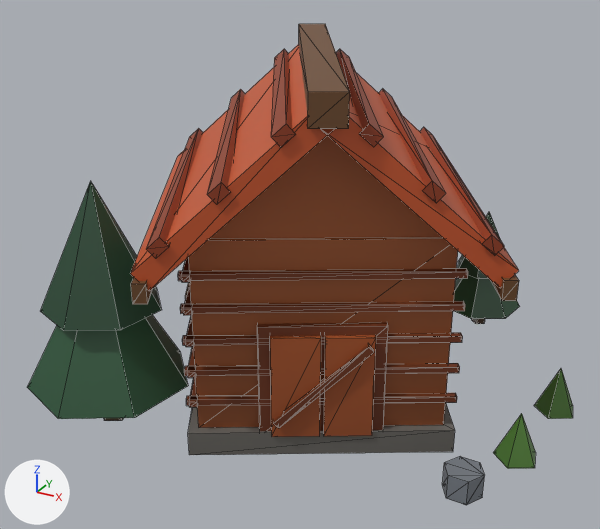
The glTF model art/models/building_3.glb as it was, and as the next commit left it.
Before and after are seen from a camera (50 mm lens) standing at (0.603, -1.155, 0.788) and looking at (-0.008, -0.046, 0.233). The axes (+X, +Y, +Z) are drawn at lower left. The lights are the same throughout. The picture after the commit comes second. Mesh edges are drawn as thin lines. Vertices at exactly the same position are counted once.

Objects in the first picture: 'building_3'.
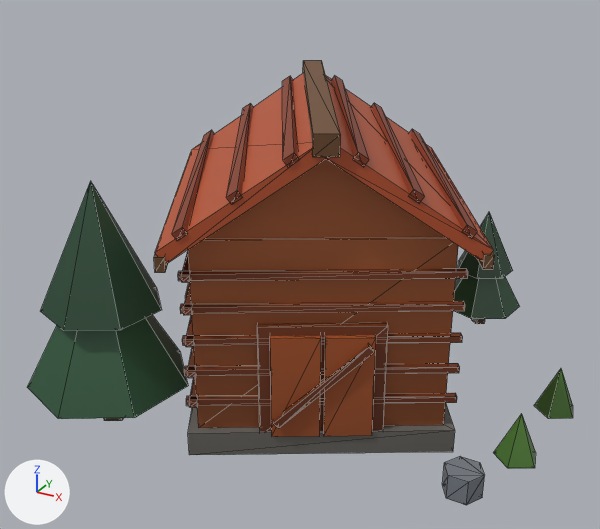
The edits, one by one:
me_building_3 is used by ob_building_3; location (0.0, 0.0, 0.0).
me_building_3 had 322 vertices, 484 faces and spanned x -0.37..0.438, y -0.406..0.415, z 0.0..0.575.
me_building_3 now has 322 vertices, 484 faces and spans x -0.365..0.438, y -0.406..0.415, z 0.0..0.514.
me_building_3 part 1: 90 of 322 vertices moved; they spanned x -0.37..0.37, y -0.381..0.381, z 0.288..0.575 and now span x -0.331..0.331, y -0.341..0.341, z 0.321..0.514; mean shift (0.0, 0.0, -0.011); largest move (0.128, -0.272, 0.575) -> (0.117, -0.238, 0.514).
me_building_3 part 2: 74 kept faces spanning x -0.328..0.328, y -0.336..0.336, z 0.33..0.501 get new vertex colours; the middle colour goes from brown #933d1d to brown #86391c.

Changed parts and their boxes [x1, y1, x2, y2] in the pictures (600 x 529 px; the box of a moved part takes in the faces that stretch with it):
'building_3', reshaped (7% shorter)
    before: [27, 24, 573, 505]
    after: [27, 60, 573, 505]
part 1 of me_building_3, moved or reshaped
    before: [130, 24, 519, 304]
    after: [154, 60, 495, 273]
part 2 of me_building_3, recoloured
    before: [131, 49, 519, 291]
    after: [155, 76, 493, 265]
